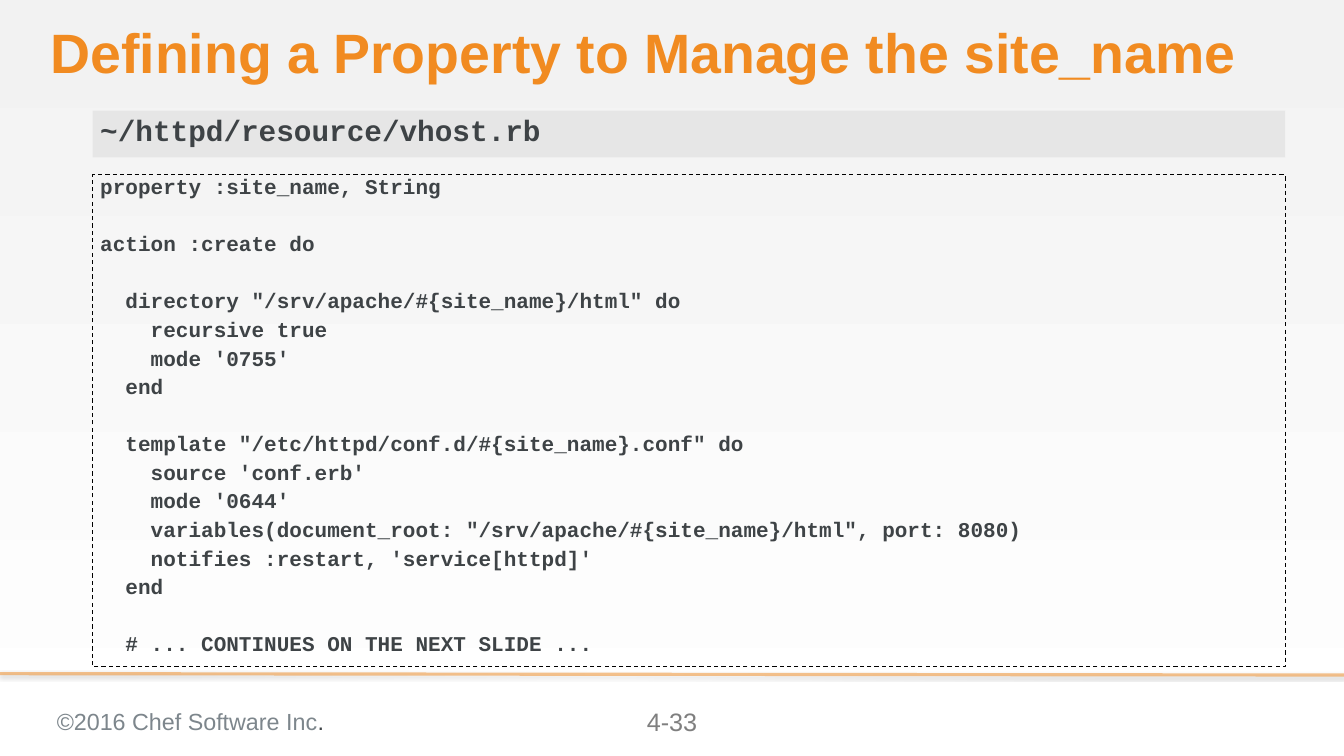
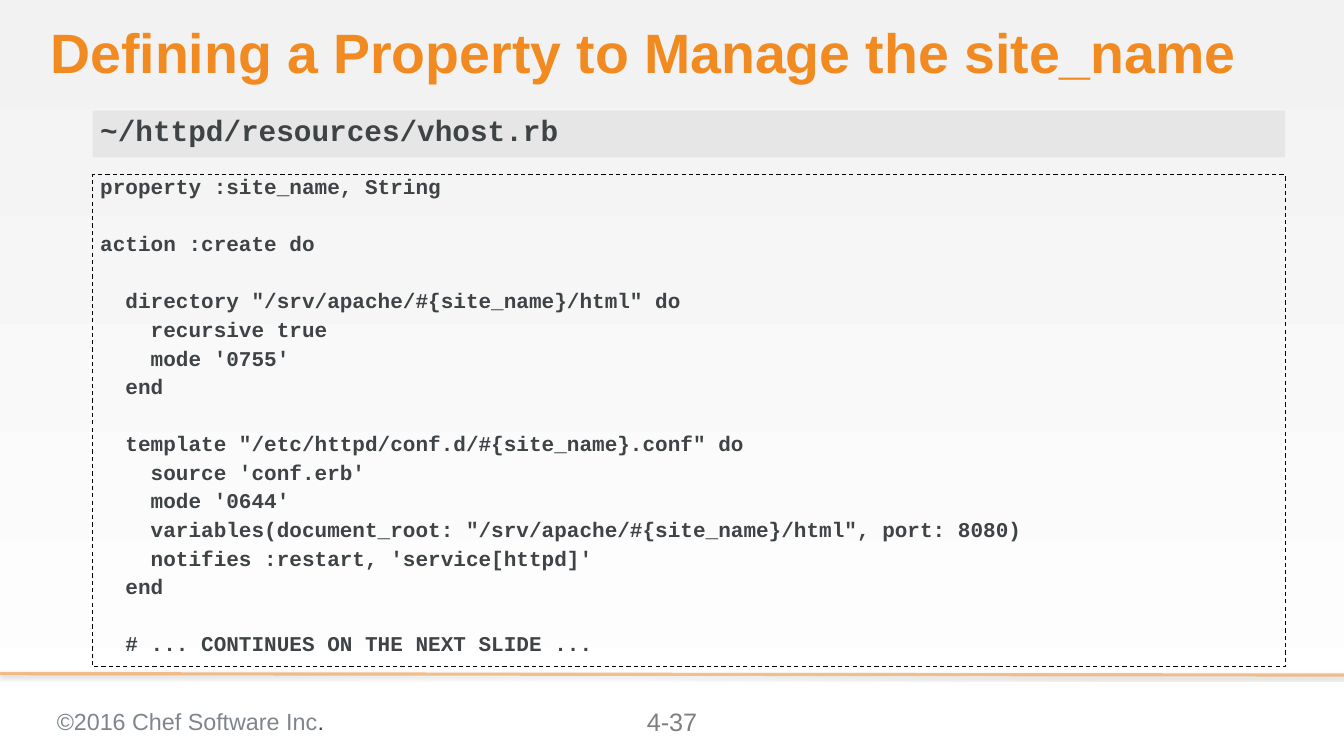
Before and after one commit to chef-training/extending_cookbooks, a slide deck: slide 37 of 04-creating_a_custom_resource.pptx (slide 33 before the commit). Drawn at 1344x756 pixels with LibreOffice and Linux fonts; fonts in the diff are those of the drawing; background and template pictures are left out. Boxes give left, top, right and bottom in pixels: in the first picture for what was removed or moved away, otherwise in the second. Text is boxed around its words. In the diff, an @@ line names an element or a change of style, - is before the commit and + after.

Commit message:
Updates to modue 04 - conceptual slides
* Adds slides that talks about the resource collection and
  sub-resource collections
* Adds slides that talks about the property language
* Updates to the exercises for readability
* Adds quick explanation about how the welcome conf got there

```diff
--- a/04-creating_a_custom_resource.pptx
+++ b/04-creating_a_custom_resource.pptx
@@ text at (x1=100, y1=120, x2=558, y2=147): text changed @@
-~/httpd/resource/vhost.rb
+~/httpd/resources/vhost.rb
@@ page number at (x1=647, y1=713, x2=697, y2=731): text changed @@
-4-33
+4-37
```
Also in this commit, not shown: 7 other slides changed, 8 slides added.
